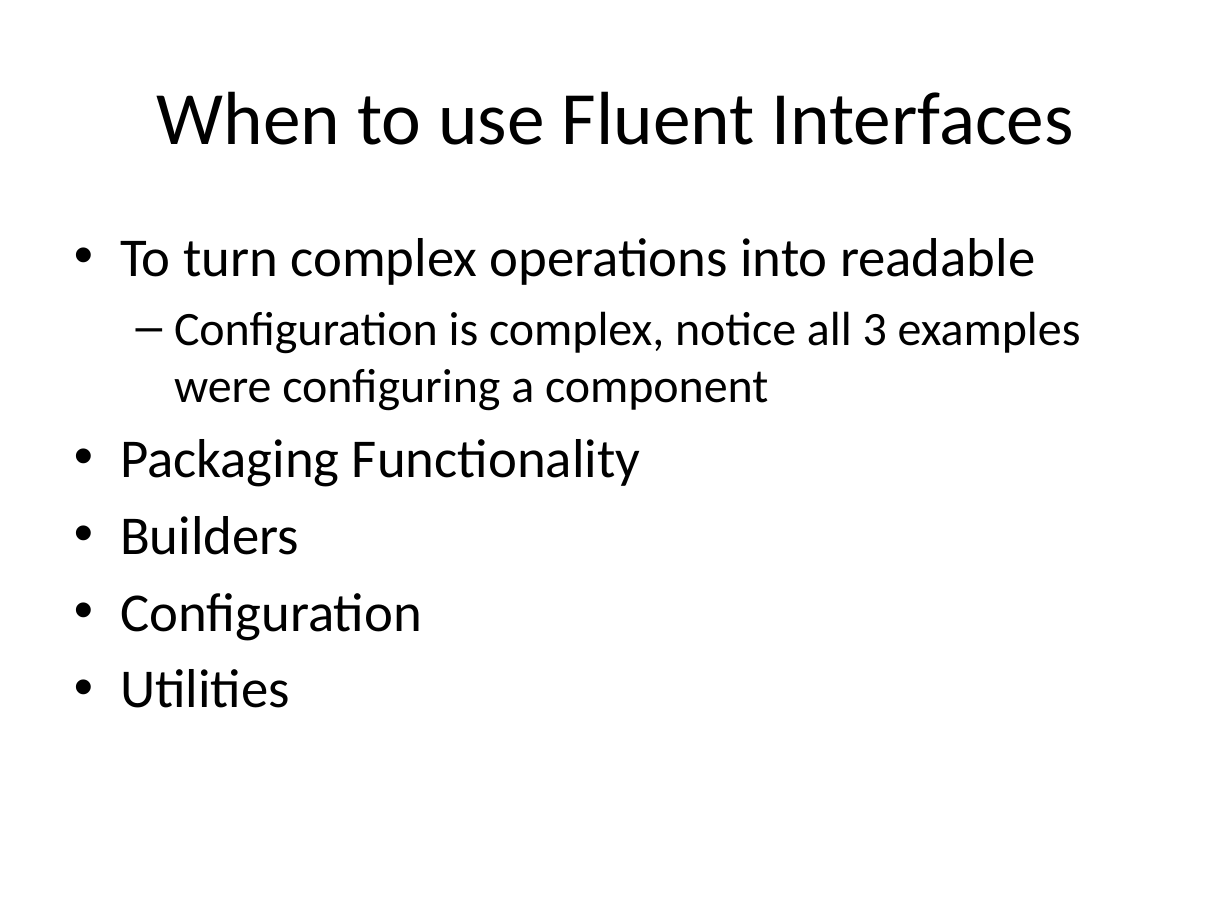
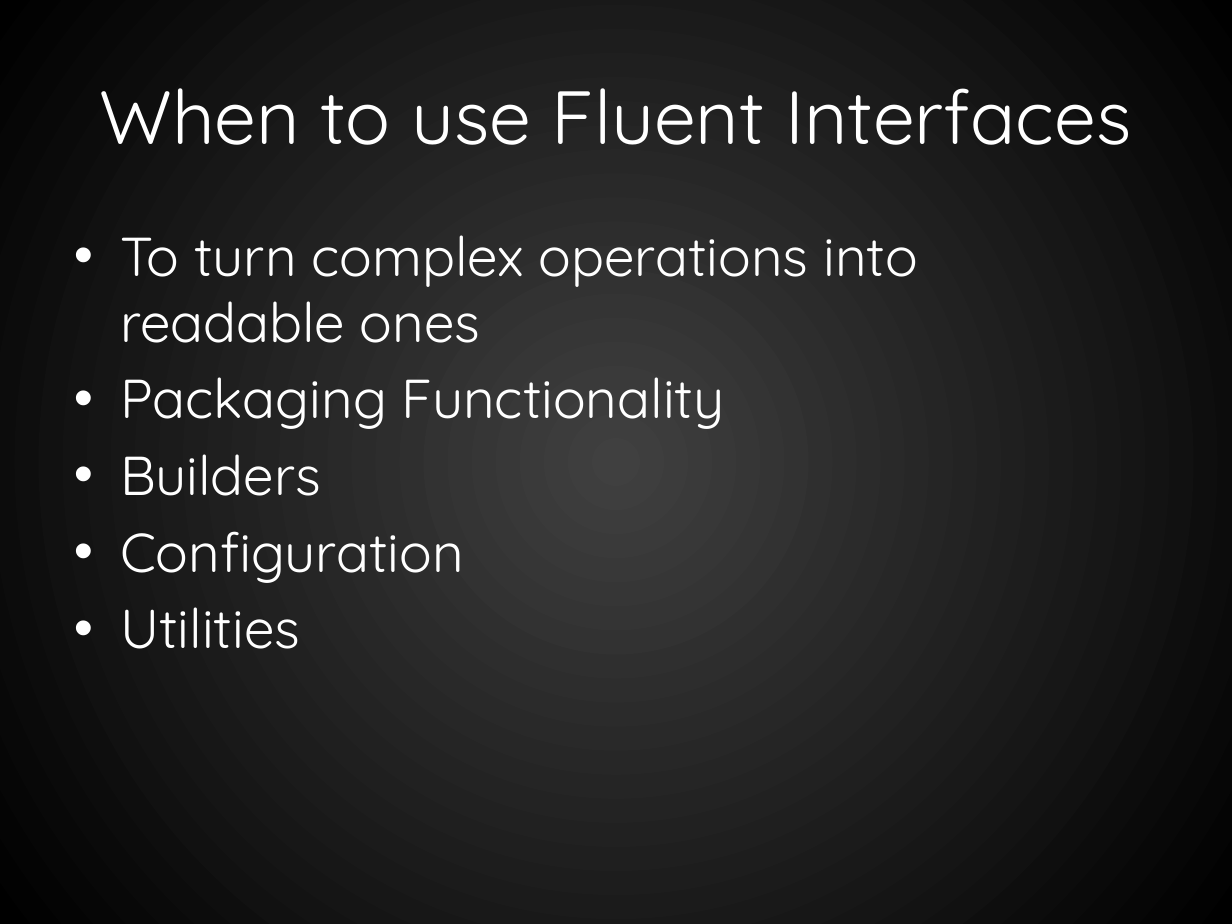
Before and after one commit to RookieOne/Evolve-Your-Code, a slide deck: slide 29 of EvolveYourCode.pptx (slide 27 before the commit). Drawn at 1232x924 pixels with LibreOffice and Linux fonts; fonts in the diff are those of the drawing. Boxes give left, top, right and bottom in pixels: in the first picture for what was removed or moved away, otherwise in the second. Text is boxed around its words. In the diff, an @@ line names an element or a change of style, - is before the commit and + after.

```diff
--- a/EvolveYourCode.pptx
+++ b/EvolveYourCode.pptx
@@ background #FFFFFF to gradient #404040 to #000000 @@
@@ title "When to use Fluent Interfaces" at [99, 88, 1132, 145]: font Calibri to Quicksand, text colour #000000 to #FFFFFF @@
@@ text at [120, 235, 917, 343]: text changed; size 28 to 32 pt; font Calibri to Quicksand; text colour #000000 to #FFFFFF @@
-• To turn complex operations into readable
-  – Configuration is complex, notice all 3 examples were configuring a component
+• To turn complex operations into readable ones
@@ text at [120, 377, 725, 649]: font Calibri to Quicksand, text colour #000000 to #FFFFFF in "Packaging Functionality", "Builders", "Configuration", "Utilities" @@
```
Also in this commit, not shown: 30 other slides changed, 14 slides added, 1 slide removed, 15 other files.
